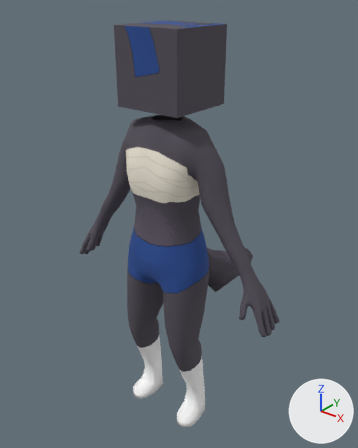
Before and after pictures for a commit that changed the glTF model base/models/player.glb.
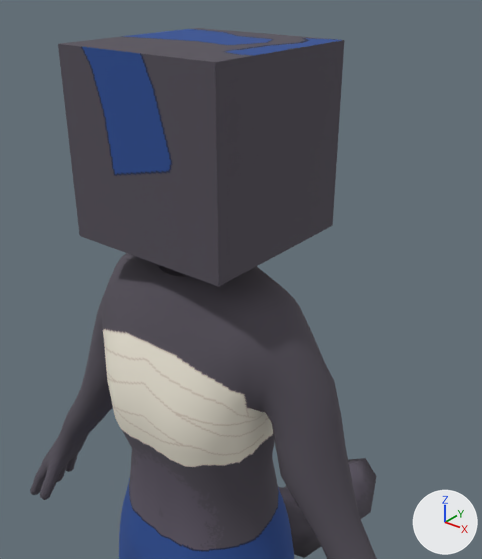
Each version appears first whole from a 50 mm camera at (2.16, -2.57, 3.39) aimed at (-0.17, 0.35, 1.58), and next in a close-up from a 50 mm camera at (1.18, -1.27, 3.35) aimed at (0.16, 0.0, 2.56). The lights are fixed; the arrows at lower right show +X, +Y and +Z. Vertices at the same position are counted once.

The first close-up shows 'body'.
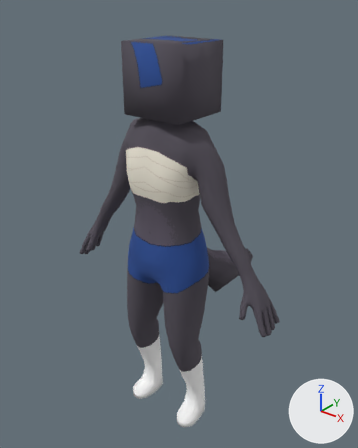
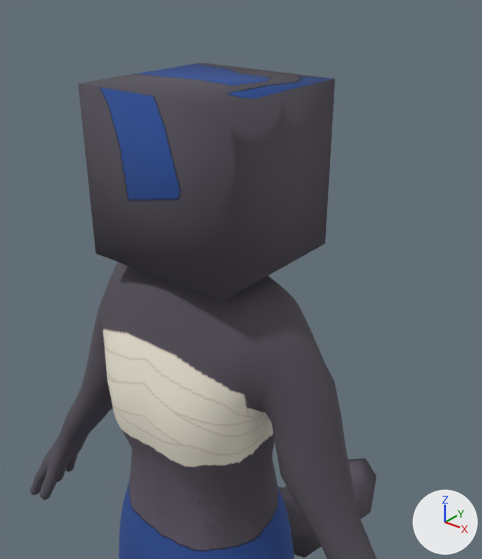
Pixel boxes (x1, y1, x2, y2) of what changed, in the close-ups (482 x 559 px):
```json
{"object": "body", "change": "reshaped", "before": [30, 28, 377, 559], "after": [30, 63, 377, 559]}
{"part": 1, "of": "me_player", "change": "built on", "before": [58, 28, 344, 287], "after": [78, 63, 335, 301]}
```

The change, as JSON lines over the scene's bpy script:
```json
{"block": "me_player", "where": "# used by ob_body; location = (0.0, 0.0, 0.0)"}
{"op": "remove", "block": "me_player", "code": "me_player.from_pydata(...)  # 2742 vertices, 5460 faces; spans x -0.94..0.94, y -0.25..1.21, z 0.01..3.15"}
{"op": "add", "block": "me_player", "code": "me_player.from_pydata(...)  # 2759 vertices, 5514 faces; spans x -0.94..0.94, y -0.25..1.21, z 0.01..3.06"}
{"block": "me_player", "change": "me_player part 1"}
{"block": "me_player", "change": "8 vertices are removed from x -0.27..0.24, y -0.19..0.32, z 2.64..3.15"}
{"block": "me_player", "change": "12 faces are deleted"}
{"block": "me_player", "change": "9 vertices are added at x -0.23..0.24, y -0.17..0.3, z 2.82..3.06"}
{"block": "me_player", "change": "8 new vertices lie (0.0, 0.0, 0.24) away from vertices in x -0.23..0.24, y -0.17..0.3, z 2.82"}
{"block": "me_player", "change": "8 new vertices lie (0.0, 0.0, -0.23) away from vertices in x -0.23..0.24, y -0.17..0.3, z 2.82"}
{"block": "me_player", "change": "66 new faces join them"}
```
